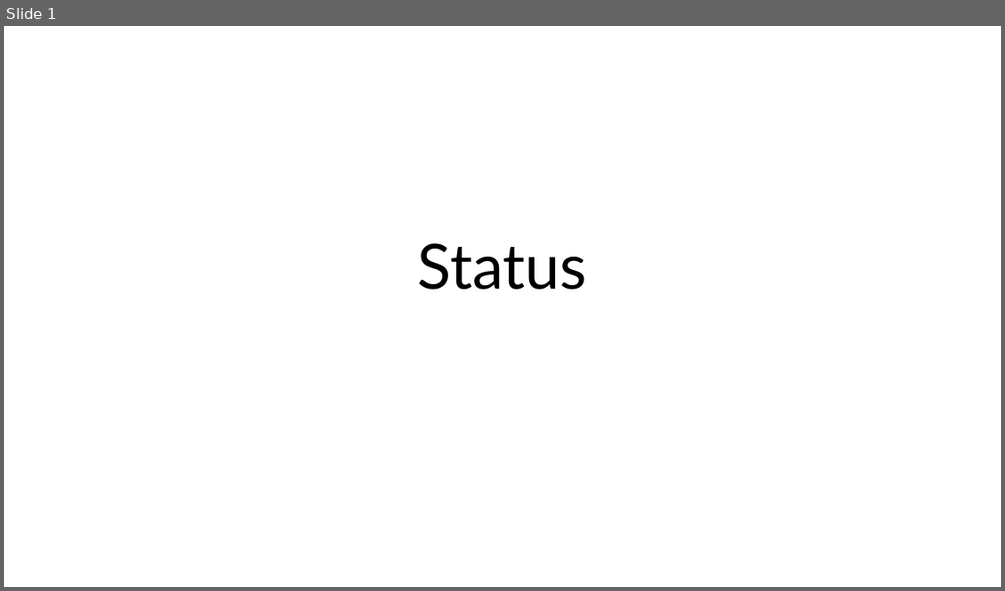
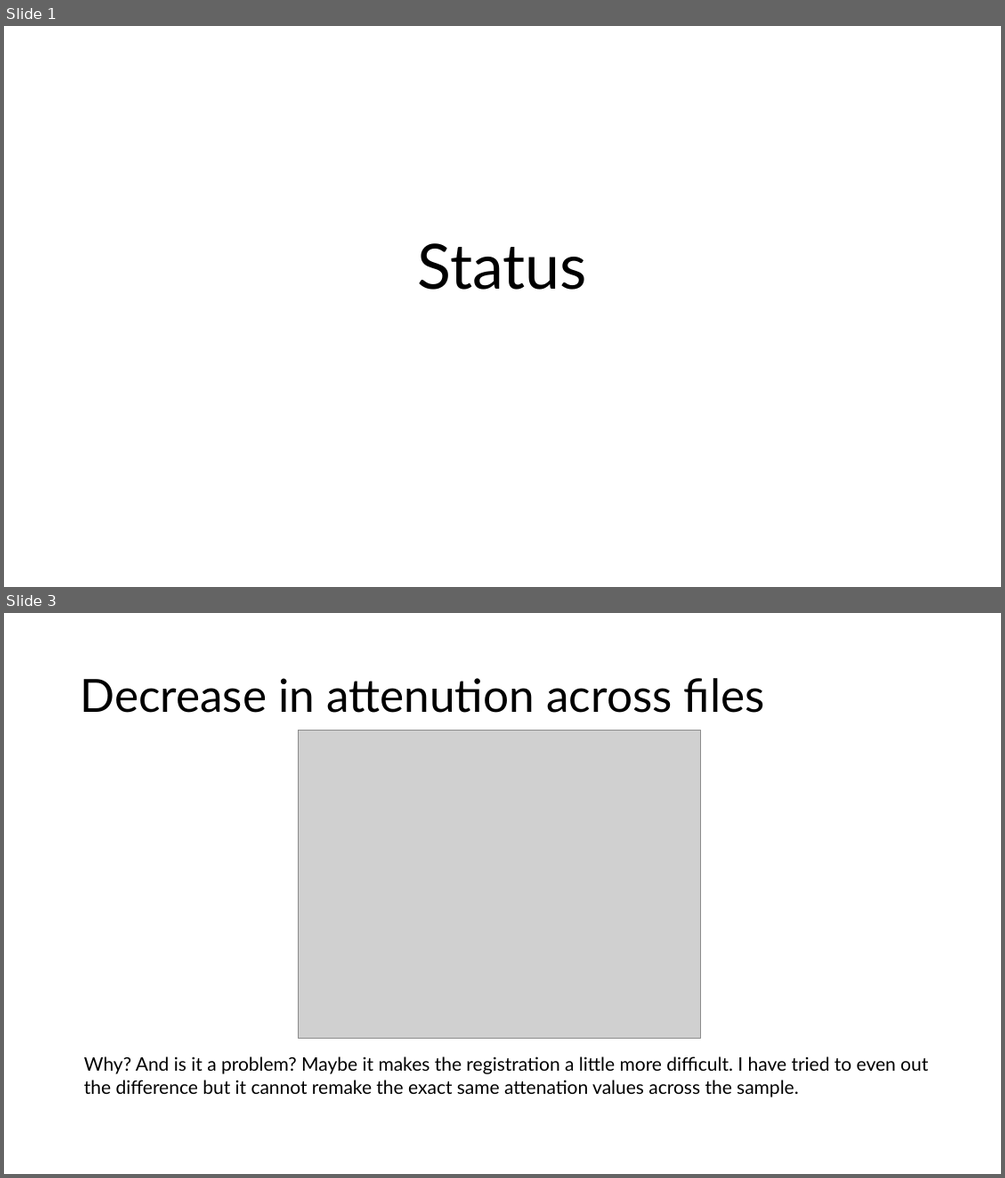
Before and after one commit to andreasaspe/MicroCracks, a slide deck: Meeting_Anders_Isaac_21_10_24/Status.pptx. Shown one above the other, each under a label of ours: slide 1 before the commit, slides 1 and 3 after it; the slides between them are not shown. The pictures are 1005x591 and 1005x1178 pixels, drawn with LibreOffice and Linux fonts; fonts in the diff are those of the drawing; grey boxes stand for pictures. Boxes give left, top, right and bottom in pixels: in the first picture for what was removed or moved away, otherwise in the second. Text is boxed around its words. In the diff, an @@ line names an element or a change of style, - is before the commit and + after.

```diff
--- a/Meeting_Anders_Isaac_21_10_24/Status.pptx
+++ b/Meeting_Anders_Isaac_21_10_24/Status.pptx
@@ slide 3 added at box(4, 613, 1001, 1174), background #FFFFFF @@
@@ title added at box(80, 678, 765, 713), 44 pt, text #000000 @@
+Decrease in attenution across files
@@ picture added at box(299, 730, 701, 1038) @@
@@ text added at box(84, 1056, 928, 1097), 18 pt, text #000000 @@
+Why? And is it a problem? Maybe it makes the registration a little more difficult. I have tried to even out the difference but it cannot remake the exact same attenation values across the sample.
```
Also in this commit, not shown: 1 slide changed, 2 other slides added, 3 other files.
